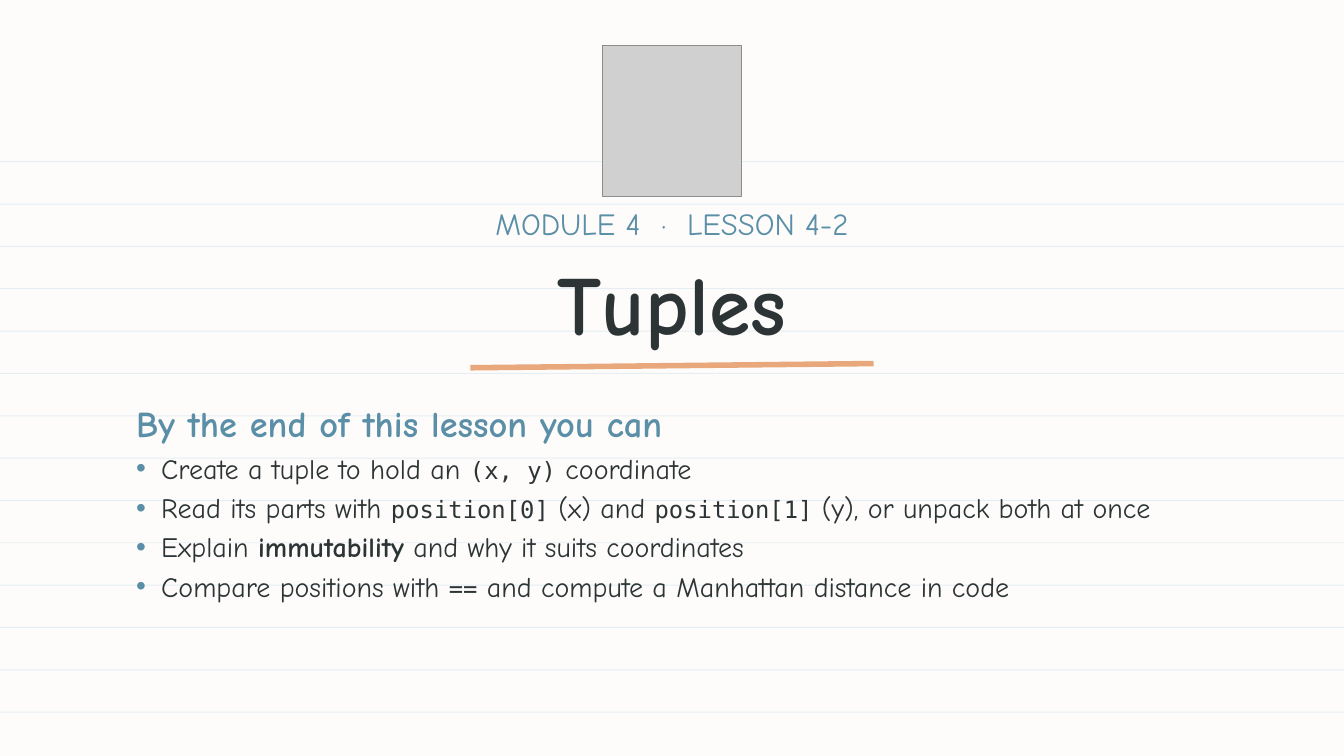
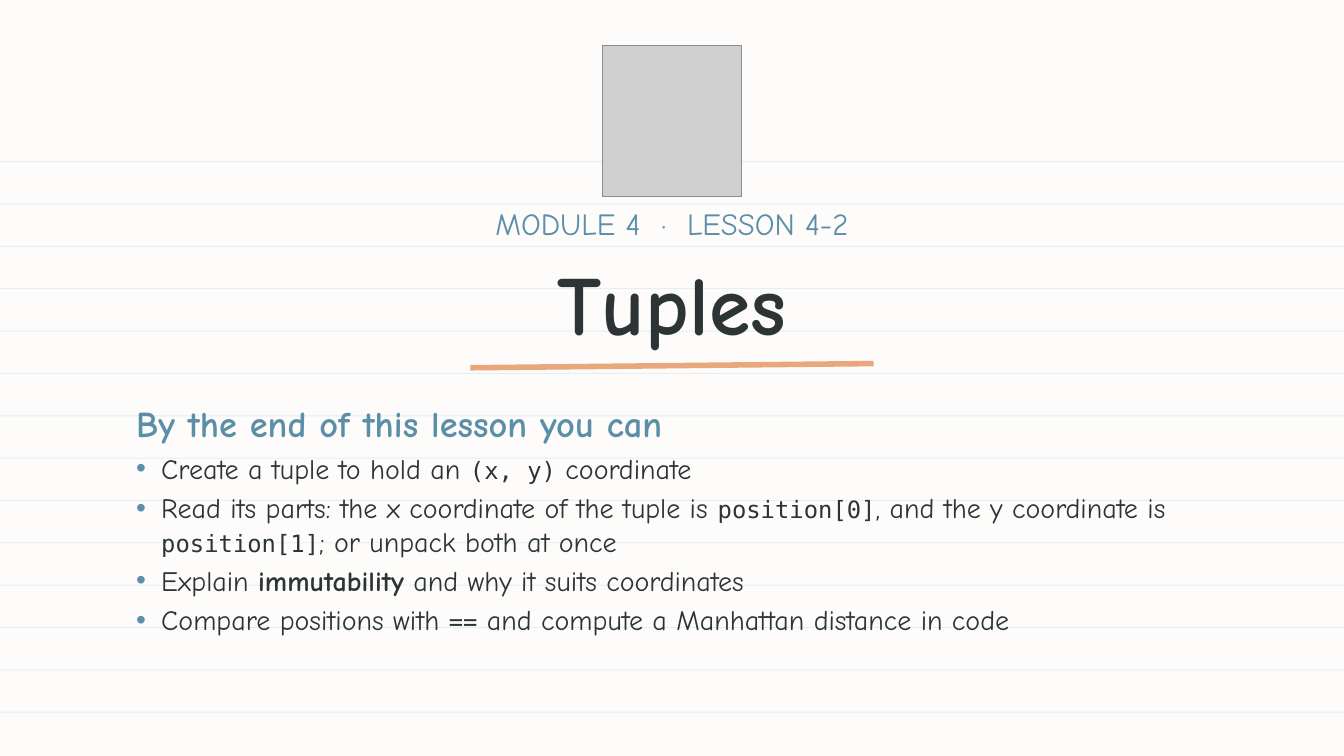
Before and after one commit to bradamiller/LearningPython, a slide deck: slide 1 of static/slides/module-04-manhattan/module-4-lesson-02-tuples.pptx. Drawn at 1344x756 pixels with LibreOffice and Linux fonts; fonts in the diff are those of the drawing; grey boxes stand for pictures. Boxes give left, top, right and bottom in pixels: in the first picture for what was removed or moved away, otherwise in the second. Text is boxed around its words. In the diff, an @@ line names an element or a change of style, - is before the commit and + after.

```diff
--- a/static/slides/module-04-manhattan/module-4-lesson-02-tuples.pptx
+++ b/static/slides/module-04-manhattan/module-4-lesson-02-tuples.pptx
@@ text at [161, 499, 1165, 558]: text changed @@
-• Read its parts with position[0] (x) and position[1] (y), or unpack both at once
+• Read its parts: the x coordinate of the tuple is position[0], and the y coordinate is position[1]; or unpack both at once
```
Also in this commit, not shown: 1 other slide changed, 2 other files.
